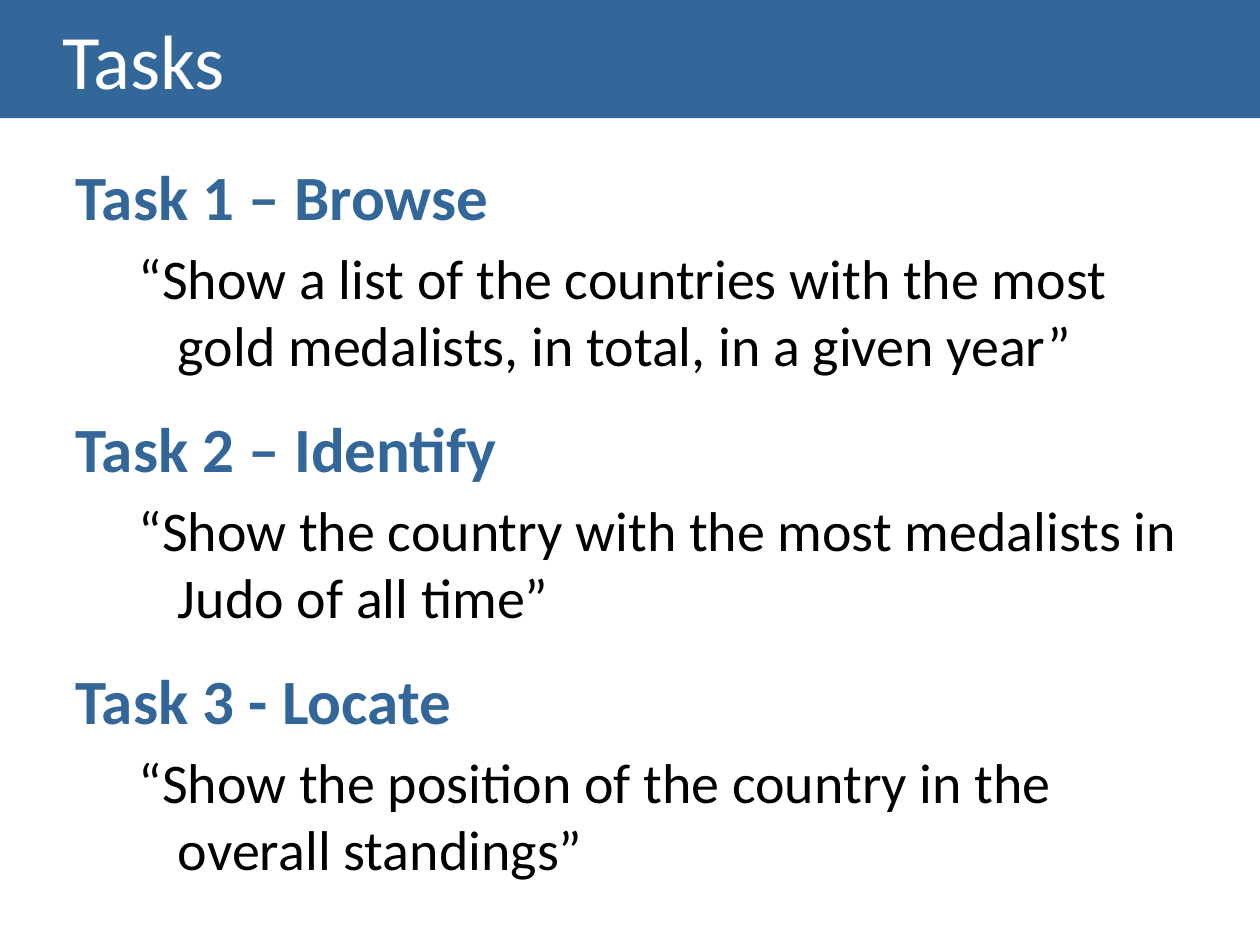
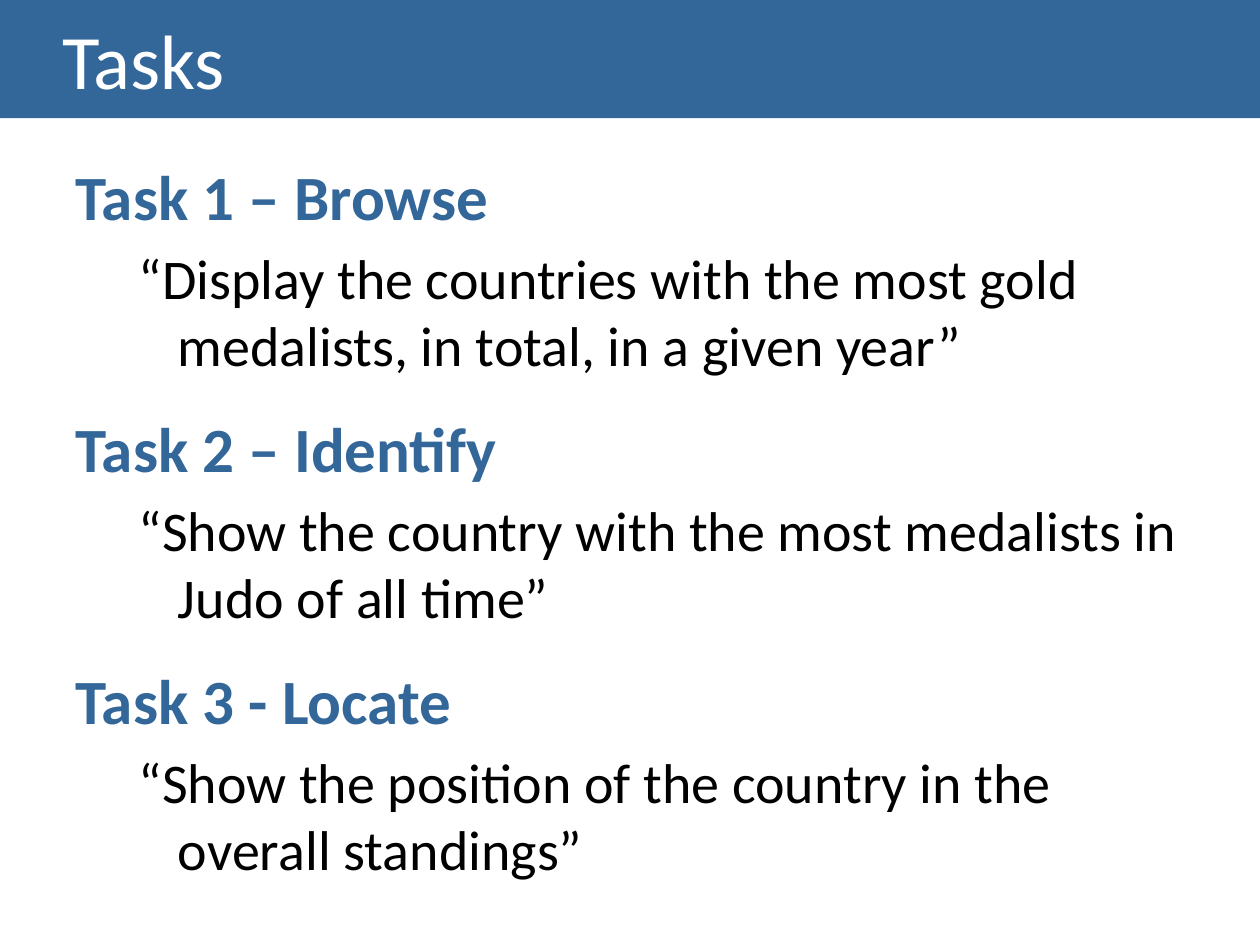
Before and after one commit to carboned4/V_I_2015_1, a slide deck: slide 11 of Lab03-grupo1-olympics.pptx. Drawn at 1260x945 pixels with LibreOffice and Linux fonts; fonts in the diff are those of the drawing. Boxes give left, top, right and bottom in pixels: in the first picture for what was removed or moved away, otherwise in the second. Text is boxed around its words. In the diff, an @@ line names an element or a change of style, - is before the commit and + after.

Commit message:
fixes de show list-> display

```diff
--- a/Lab03-grupo1-olympics.pptx
+++ b/Lab03-grupo1-olympics.pptx
@@ text at [139, 258, 1078, 376]: text changed @@
-  “Show a list of the countries with the most gold medalists, in total, in a given year”
+  “Display the countries with the most gold medalists, in total, in a given year”
```
Also in this commit, not shown: 1 other slide changed, 1 other file.
